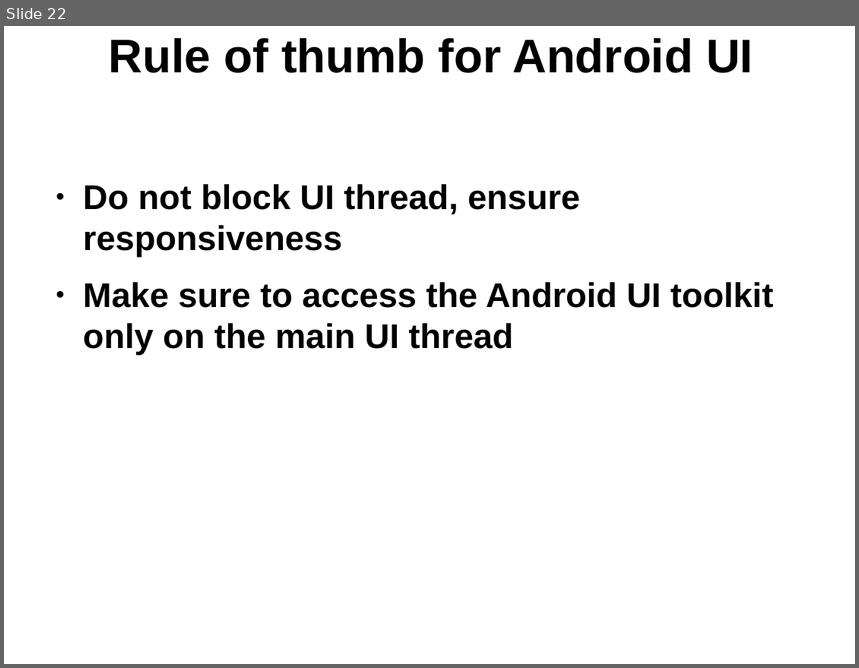
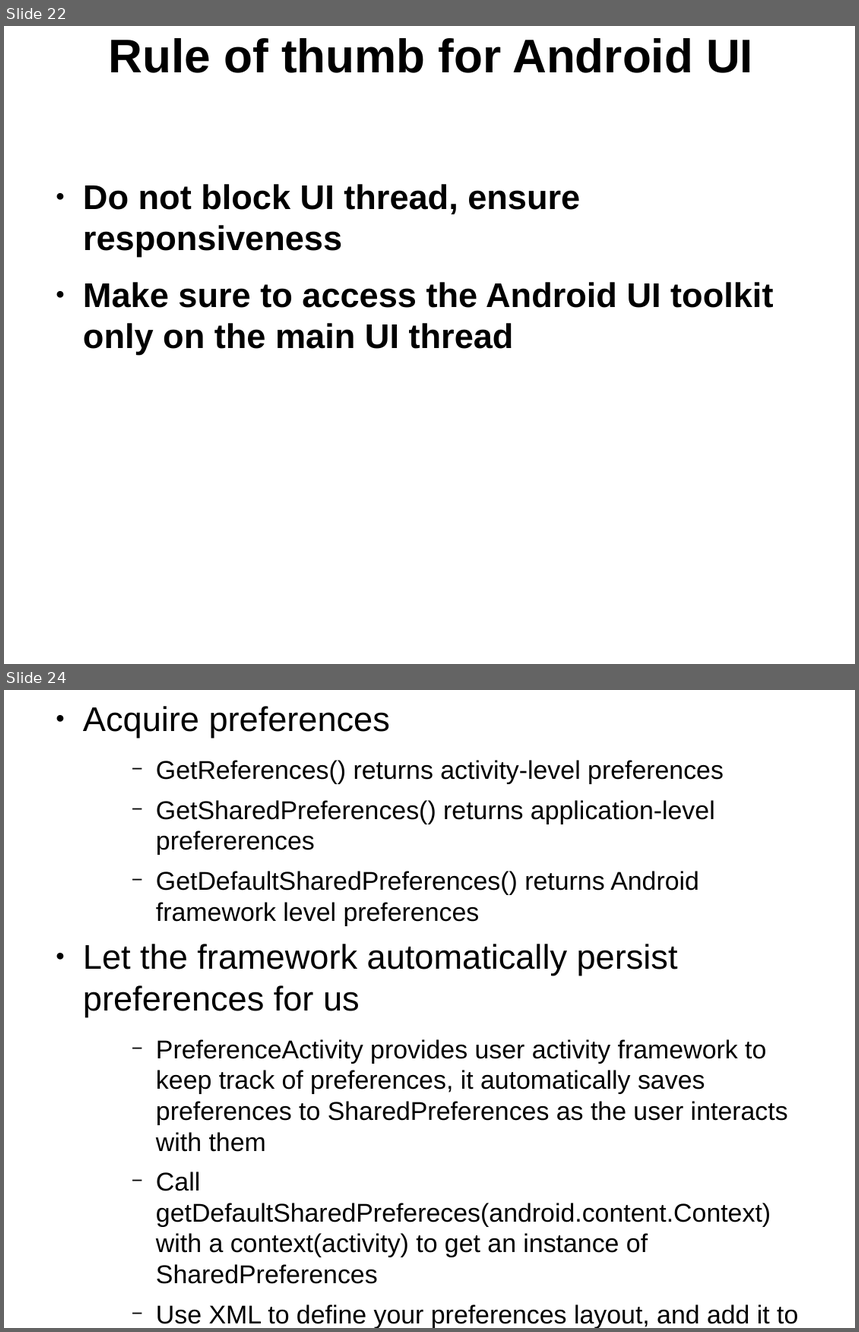
Before and after one commit to thegreatdao/testa, a slide deck: assets/android2.odp. Shown one above the other, each under a label of ours: slide 22 before the commit, slides 22 and 24 after it; the slides between them are not shown. The pictures are 859x668 and 859x1332 pixels, drawn with LibreOffice and Linux fonts; fonts in the diff are those of the drawing. Boxes give left, top, right and bottom in pixels: in the first picture for what was removed or moved away, otherwise in the second. Text is boxed around its words. In the diff, an @@ line names an element or a change of style, - is before the commit and + after.

```diff
--- a/assets/android2.odp
+++ b/assets/android2.odp
@@ slide 24 added at (4,690,855,1328), background #FFFFFF @@
@@ text added at (83,706,798,1328), 24 pt, text #000000 @@
+● Acquire preferences
+    − GetReferences() returns activity-level preferences
+    − GetSharedPreferences() returns application-level prefererences
+    − GetDefaultSharedPreferences() returns Android framework level preferences
+● Let the framework automatically persist preferences for us
+    − PreferenceActivity provides user activity framework to keep track of preferences, it automatically saves preferences to SharedPreferences as the user interacts with them
+    − Call getDefaultSharedPrefereces(android.content.Context) with a context(activity) to get an instance of SharedPreferences
+    − Use XML to define your preferences layout, and add it to res/xml/ give it an arbitrary name and xml as suffix
```
Also in this commit, not shown: 6 other slides added, 3 other files.
